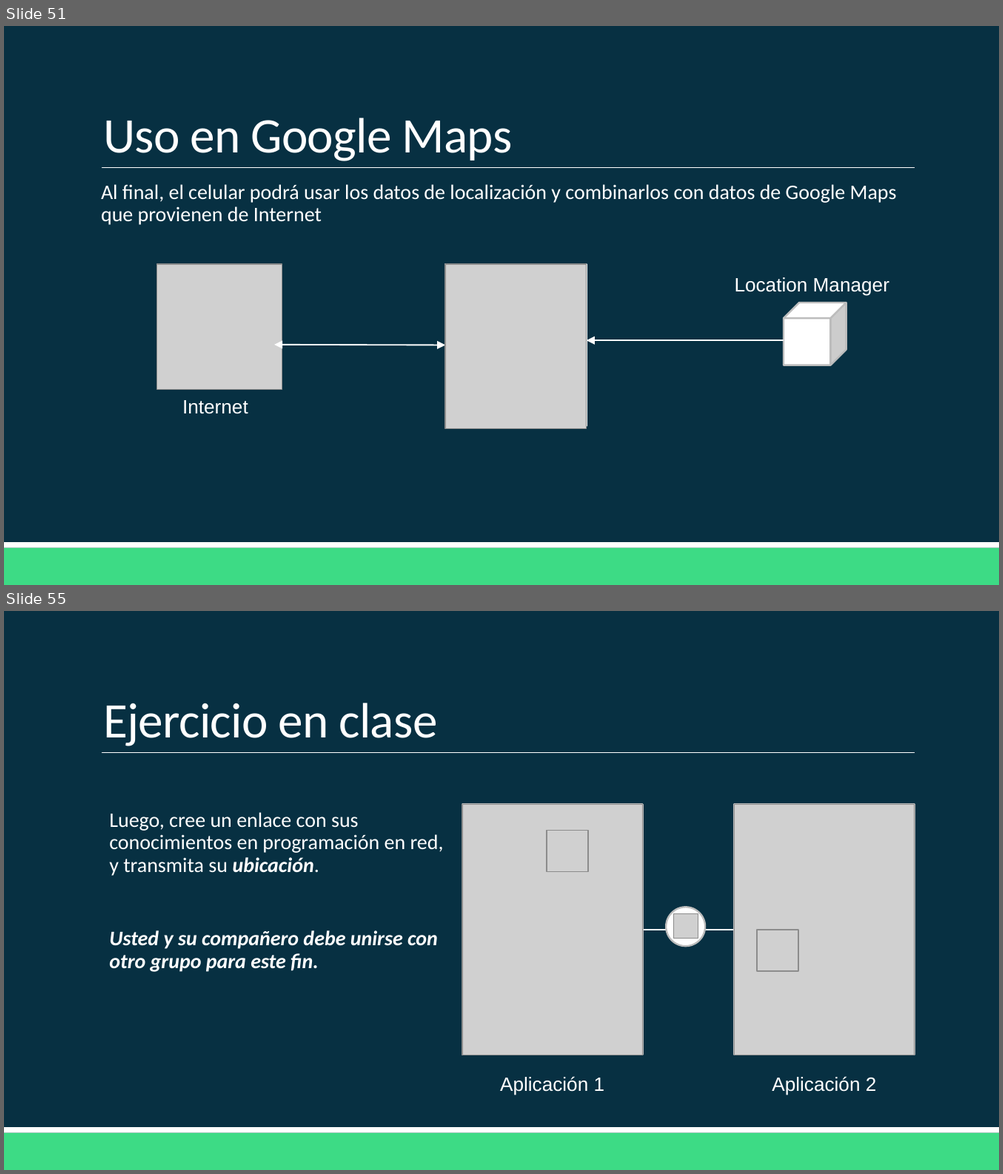
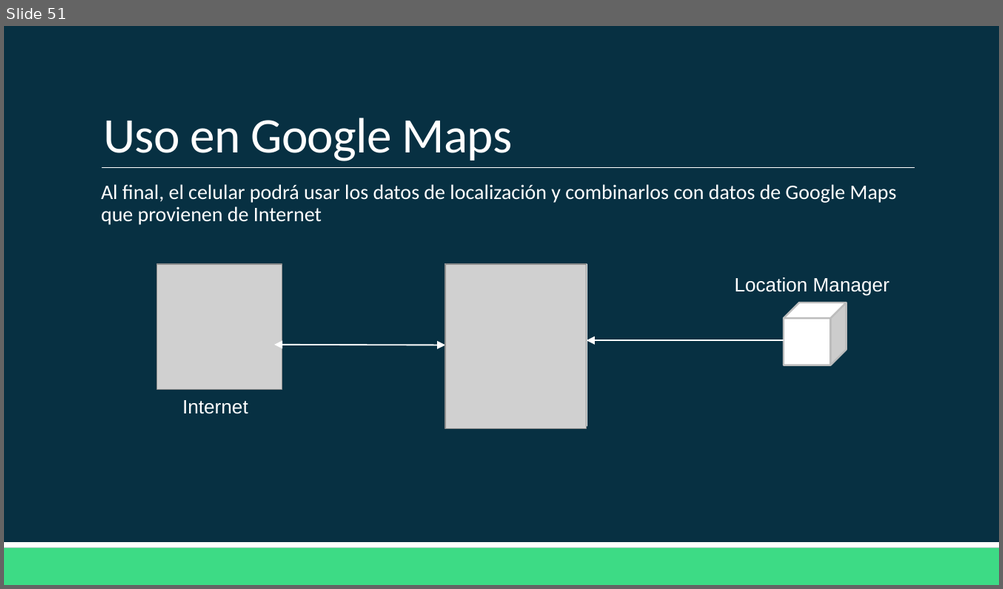
Before and after one commit to Domiciano/AppMoviles201, a slide deck: Clase 8/Clase 8.pptx. Shown one above the other, each under a label of ours: slides 51 and 55 before the commit, slide 51 after it; the slides between them are not shown. The pictures are 1003x1174 and 1003x589 pixels, drawn with LibreOffice and Linux fonts; fonts in the diff are those of the drawing; grey boxes stand for pictures. Boxes give left, top, right and bottom in pixels: in the first picture for what was removed or moved away, otherwise in the second. Text is boxed around its words. In the diff, an @@ line names an element or a change of style, - is before the commit and + after.

```diff
--- a/Clase 8/Clase 8.pptx
+++ b/Clase 8/Clase 8.pptx
@@ slide 55 removed at [4, 611, 999, 1170], background #073042; not listed: 3 template elements that a slide beside it also shows @@
@@ title removed at [103, 703, 437, 746] @@
-Ejercicio en clase
@@ rectangle removed at [463, 805, 643, 1056] @@
@@ picture removed at [463, 805, 643, 1056] @@
@@ rectangle removed at [734, 805, 914, 1056] @@
@@ picture removed at [734, 805, 914, 1056] @@
@@ text removed at [109, 812, 444, 972] @@
-  Luego, cree un enlace con sus conocimientos en programación en red, y transmita su ubicación.
-  Usted y su compañero debe unirse con otro grupo para este fin.
@@ picture removed at [546, 831, 588, 872] @@
@@ ellipse removed at [666, 908, 704, 946] @@
@@ picture removed at [674, 914, 697, 938] @@
@@ line removed from (626, 930) to (674, 930) @@
@@ line removed from (697, 930) to (744, 930) @@
@@ picture removed at [757, 930, 799, 972] @@
@@ text removed at [500, 1076, 605, 1096] @@
-Aplicación 1
@@ text removed at [771, 1076, 876, 1096] @@
-Aplicación 2
```
Also in this commit, not shown: 3 slides changed, 1 slide added, 1 other slide removed.
